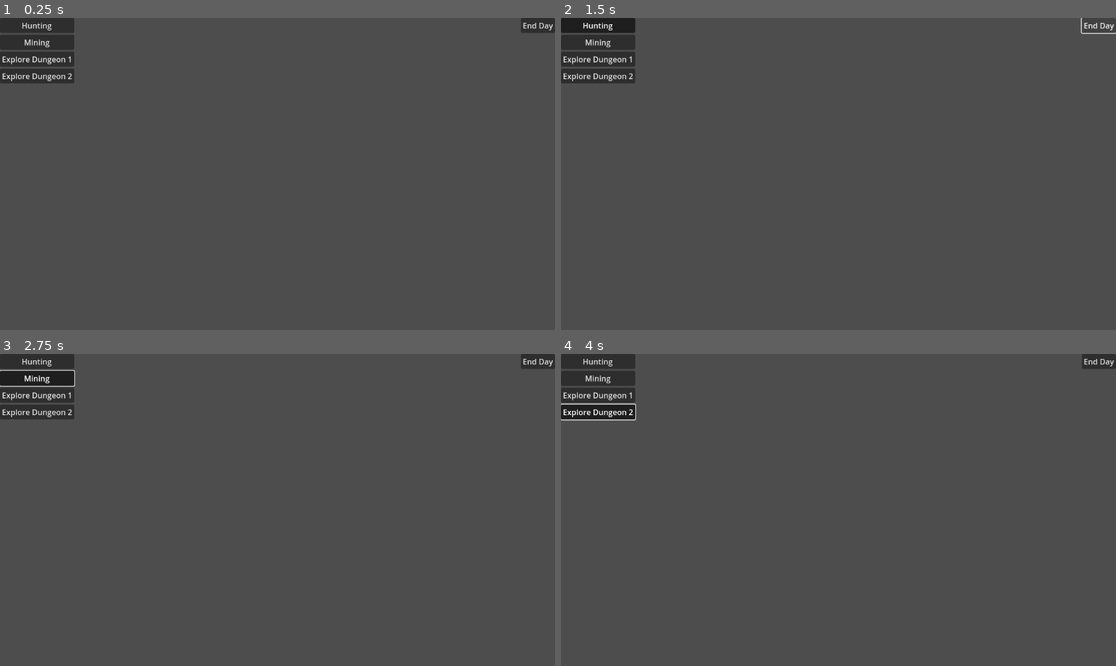
Above: before the commit, frames 1-4 (two rows, left to right).
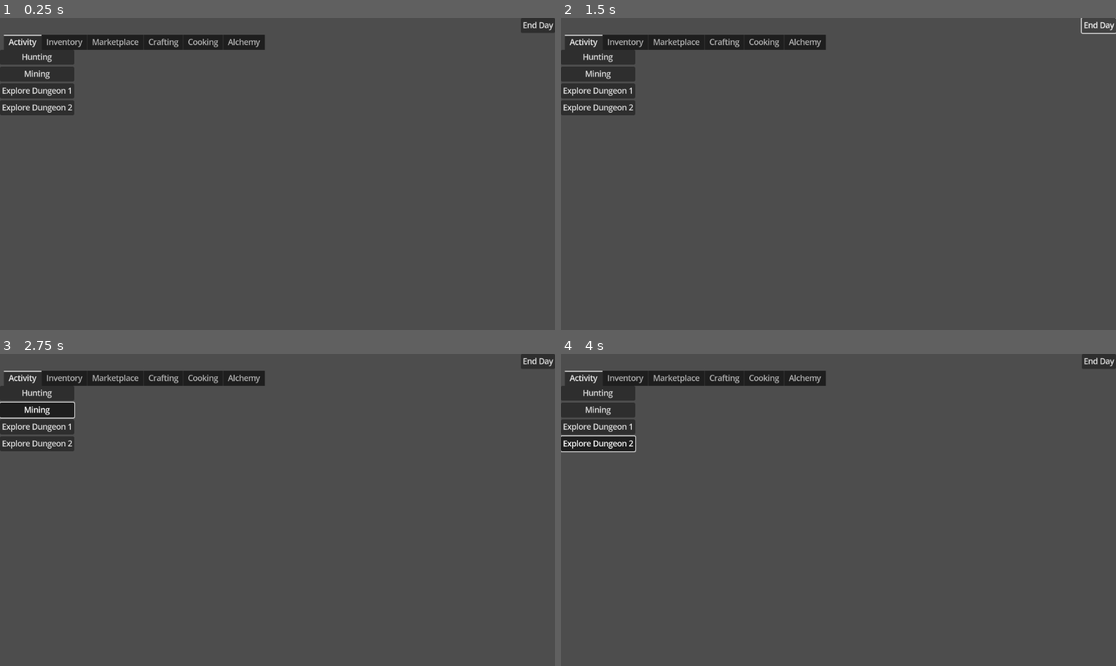
Above: after the commit, the same moments.

Repository: herlyks/MMO-Market-Simulator
Game: Godot game, scene res://scenes/main.tscn
Same seed, same stepped clock (60 frames per second), same inputs: the game is played once before the commit and once after it. The project has no main scene, so this scene is started directly.
Inputs:
- Up to frame 1 (0.25 s): no input
- Up to frame 2 (1.5 s): click "Hunting" at 0.5 s; click "End Day" at 1.25 s
- Up to frame 3 (2.75 s): click "Mining" at 2 s
- Up to frame 4 (4 s): click "Explore Dungeon 1" at 2.75 s; click "Explore Dungeon 2" at 3.5 s

The runs differ from the first frame. In frame 1, 4.2% of the frame differs, in the area x 0-100%, y 0-32%; in frame 2, 4.2%; in frame 3, 4.3%; in frame 4, 4.4%.

Commit message:
added some menu
added some tab menu. no functionality yet.

Diff:
--- a/project.godot
+++ b/project.godot
@@ -14,6 +14,10 @@
 config/features=PackedStringArray("4.3", "Mobile")
 config/icon="res://icon.svg"
 
+[gui]
+
+theme/default_font_multichannel_signed_distance_field=true
+
 [rendering]
 
 renderer/rendering_method="mobile"
--- /dev/null
+++ b/scenes/inventory.gd
@@ -0,0 +1 @@
+extends TabBar
--- /dev/null
+++ b/scenes/inventory.tscn
@@ -0,0 +1,52 @@
+[gd_scene load_steps=3 format=3 uid="uid://cqqkfw6ntbnqk"]
+
+[ext_resource type="Script" path="res://scenes/inventory.gd" id="1_2cty8"]
+[ext_resource type="Script" path="res://scenes/material_grid_container.gd" id="2_37xje"]
+
+[node name="Inventory" type="TabBar"]
+anchors_preset = 15
+anchor_right = 1.0
+anchor_bottom = 1.0
+grow_horizontal = 2
+grow_vertical = 2
+size_flags_vertical = 0
+script = ExtResource("1_2cty8")
+metadata/_tab_index = 1
+
+[node name="InventoryTabContainer" type="TabContainer" parent="."]
+layout_mode = 1
+anchors_preset = 10
+anchor_right = 1.0
+offset_bottom = 31.0
+grow_horizontal = 2
+current_tab = 0
+
+[node name="Material" type="TabBar" parent="InventoryTabContainer"]
+layout_mode = 2
+metadata/_tab_index = 0
+
+[node name="MaterialGridContainer" type="GridContainer" parent="InventoryTabContainer/Material"]
+layout_mode = 1
+script = ExtResource("2_37xje")
+
+[node name="Equipment" type="TabBar" parent="InventoryTabContainer"]
+visible = false
+layout_mode = 2
+metadata/_tab_index = 1
+
+[node name="Ingredient" type="TabBar" parent="InventoryTabContainer"]
+visible = false
+layout_mode = 2
+metadata/_tab_index = 2
+
+[node name="Food" type="TabBar" parent="InventoryTabContainer"]
+visible = false
+layout_mode = 2
+metadata/_tab_index = 3
+
+[node name="Potion" type="TabBar" parent="InventoryTabContainer"]
+visible = false
+layout_mode = 2
+metadata/_tab_index = 4
+
+[connection signal="visibility_changed" from="InventoryTabContainer/Material/MaterialGridContainer" to="InventoryTabContainer/Material/MaterialGridContainer" method="_on_material_grid_container_visibility_changed"]
--- a/scenes/main.gd
+++ b/scenes/main.gd
@@ -1,6 +1,10 @@
 extends Control
 
 @export var activity_button_group: ButtonGroup
+@export var btn_hunting: Button
+@export var btn_mining: Button
+@export var btn_dungeon1: Button
+@export var btn_dungeon2: Button
 
 var activity = null
 
@@ -26,14 +30,16 @@
 			print("Obtained ", new_ores, " ores.")
 
 	activity = null
+	for btn in activity_button_group.get_buttons():
+		btn.button_pressed = false
 
 
 func set_activity(btn):
-	if btn == $ActivityVBox/HuntingButton:
+	if btn == btn_hunting:
 		activity = "hunting"
-	elif btn == $ActivityVBox/MiningButton:
+	elif btn == btn_mining:
 		activity = "mining"
-	elif btn == $ActivityVBox/ExploreDungeon1:
+	elif btn == btn_dungeon1:
 		activity = "dungeon1"
-	elif btn == $ActivityVBox/ExploreDungeon2:
+	elif btn == btn_dungeon2:
 		activity = "dungeon2"
--- a/scenes/main.tscn
+++ b/scenes/main.tscn
@@ -1,9 +1,10 @@
-[gd_scene load_steps=3 format=3 uid="uid://dxn3rqomo82do"]
+[gd_scene load_steps=4 format=3 uid="uid://dxn3rqomo82do"]
 
 [ext_resource type="Script" path="res://scenes/main.gd" id="1_mpesy"]
 [ext_resource type="ButtonGroup" uid="uid://dya8a2smjmmjd" path="res://scenes/activity_button_group.tres" id="2_eccqa"]
+[ext_resource type="PackedScene" uid="uid://cqqkfw6ntbnqk" path="res://scenes/inventory.tscn" id="3_lqvo8"]
 
-[node name="Main" type="Control"]
+[node name="Main" type="Control" node_paths=PackedStringArray("btn_hunting", "btn_mining", "btn_dungeon1", "btn_dungeon2")]
 layout_mode = 3
 anchors_preset = 15
 anchor_right = 1.0
@@ -12,44 +13,84 @@
 grow_vertical = 2
 script = ExtResource("1_mpesy")
 activity_button_group = ExtResource("2_eccqa")
+btn_hunting = NodePath("VBoxContainer/MainTabContainer/Activity/ActivityVBox/HuntingButton")
+btn_mining = NodePath("VBoxContainer/MainTabContainer/Activity/ActivityVBox/MiningButton")
+btn_dungeon1 = NodePath("VBoxContainer/MainTabContainer/Activity/ActivityVBox/ExploreDungeon1")
+btn_dungeon2 = NodePath("VBoxContainer/MainTabContainer/Activity/ActivityVBox/ExploreDungeon2")
 
-[node name="ActivityVBox" type="VBoxContainer" parent="."]
+[node name="VBoxContainer" type="VBoxContainer" parent="."]
 layout_mode = 1
-offset_right = 71.0
-offset_bottom = 66.0
+anchors_preset = 15
+anchor_right = 1.0
+anchor_bottom = 1.0
+grow_horizontal = 2
+grow_vertical = 2
 
-[node name="HuntingButton" type="Button" parent="ActivityVBox"]
+[node name="EndDayButton" type="Button" parent="VBoxContainer"]
+layout_mode = 2
+size_flags_horizontal = 8
+size_flags_vertical = 0
+text = "End Day"
+
+[node name="MainTabContainer" type="TabContainer" parent="VBoxContainer"]
+layout_mode = 2
+current_tab = 0
+
+[node name="Activity" type="TabBar" parent="VBoxContainer/MainTabContainer"]
+layout_mode = 2
+metadata/_tab_index = 0
+
+[node name="ActivityVBox" type="VBoxContainer" parent="VBoxContainer/MainTabContainer/Activity"]
+layout_mode = 1
+offset_right = 154.0
+offset_bottom = 136.0
+
+[node name="HuntingButton" type="Button" parent="VBoxContainer/MainTabContainer/Activity/ActivityVBox"]
 layout_mode = 2
 toggle_mode = true
 button_group = ExtResource("2_eccqa")
 text = "Hunting"
 
-[node name="MiningButton" type="Button" parent="ActivityVBox"]
+[node name="MiningButton" type="Button" parent="VBoxContainer/MainTabContainer/Activity/ActivityVBox"]
 layout_mode = 2
 toggle_mode = true
 button_group = ExtResource("2_eccqa")
 text = "Mining"
 
-[node name="ExploreDungeon1" type="Button" parent="ActivityVBox"]
+[node name="ExploreDungeon1" type="Button" parent="VBoxContainer/MainTabContainer/Activity/ActivityVBox"]
 layout_mode = 2
 toggle_mode = true
 button_group = ExtResource("2_eccqa")
 text = "Explore Dungeon 1"
 
-[node name="ExploreDungeon2" type="Button" parent="ActivityVBox"]
+[node name="ExploreDungeon2" type="Button" parent="VBoxContainer/MainTabContainer/Activity/ActivityVBox"]
 layout_mode = 2
 toggle_mode = true
 button_group = ExtResource("2_eccqa")
 text = "Explore Dungeon 2"
 
-[node name="EndDayButton" type="Button" parent="."]
-layout_mode = 1
-anchors_preset = 1
-anchor_left = 1.0
-anchor_right = 1.0
-offset_left = -71.0
-offset_bottom = 31.0
-grow_horizontal = 0
-text = "End Day"
+[node name="Inventory" parent="VBoxContainer/MainTabContainer" instance=ExtResource("3_lqvo8")]
+visible = false
+layout_mode = 2
 
-[connection signal="pressed" from="EndDayButton" to="." method="_on_end_day_button_pressed"]
+[node name="Marketplace" type="TabBar" parent="VBoxContainer/MainTabContainer"]
+visible = false
+layout_mode = 2
+metadata/_tab_index = 2
+
+[node name="Crafting" type="TabBar" parent="VBoxContainer/MainTabContainer"]
+visible = false
+layout_mode = 2
+metadata/_tab_index = 3
+
+[node name="Cooking" type="TabBar" parent="VBoxContainer/MainTabContainer"]
+visible = false
+layout_mode = 2
+metadata/_tab_index = 4
+
+[node name="Alchemy" type="TabBar" parent="VBoxContainer/MainTabContainer"]
+visible = false
+layout_mode = 2
+metadata/_tab_index = 5
+
+[connection signal="pressed" from="VBoxContainer/EndDayButton" to="." method="_on_end_day_button_pressed"]
--- /dev/null
+++ b/scenes/material_grid_container.gd
@@ -0,0 +1,43 @@
+extends GridContainer
+
+
+func _on_material_grid_container_visibility_changed() -> void:
+	var table = self
+
+	for child in table.get_children():
+		child.queue_free()
+
+	table.columns = 4
+	var name_header = Label.new()
+	var count_header = Label.new()
+	var space_header = Label.new()
+	var price_header = Label.new()
+	name_header.text = "Name"
+	count_header.text = "Count"
+	space_header.text = "Space"
+	price_header.text = "Price"
+	table.add_child(name_header)
+	table.add_child(count_header)
+	table.add_child(space_header)
+	table.add_child(price_header)
+
+	var inventory = [
+		{ "name": "Leather", "count": randi_range(1, 5), "space": "1", "price": "5"},
+		{ "name": "Iron Ingot", "count": randi_range(1, 10), "space": "2", "price": "10"}
+	]
+
+	for item in inventory:
+		var name = Label.new()
+		var count = Label.new()
+		var space = Label.new()
+		var price = Label.new()
+
+		name.text = item.name
+		count.text = str(item.count)
+		space.text = str(item.space)
+		price.text = str(item.price)
+
+		table.add_child(name)
+		table.add_child(count)
+		table.add_child(space)
+		table.add_child(price)
